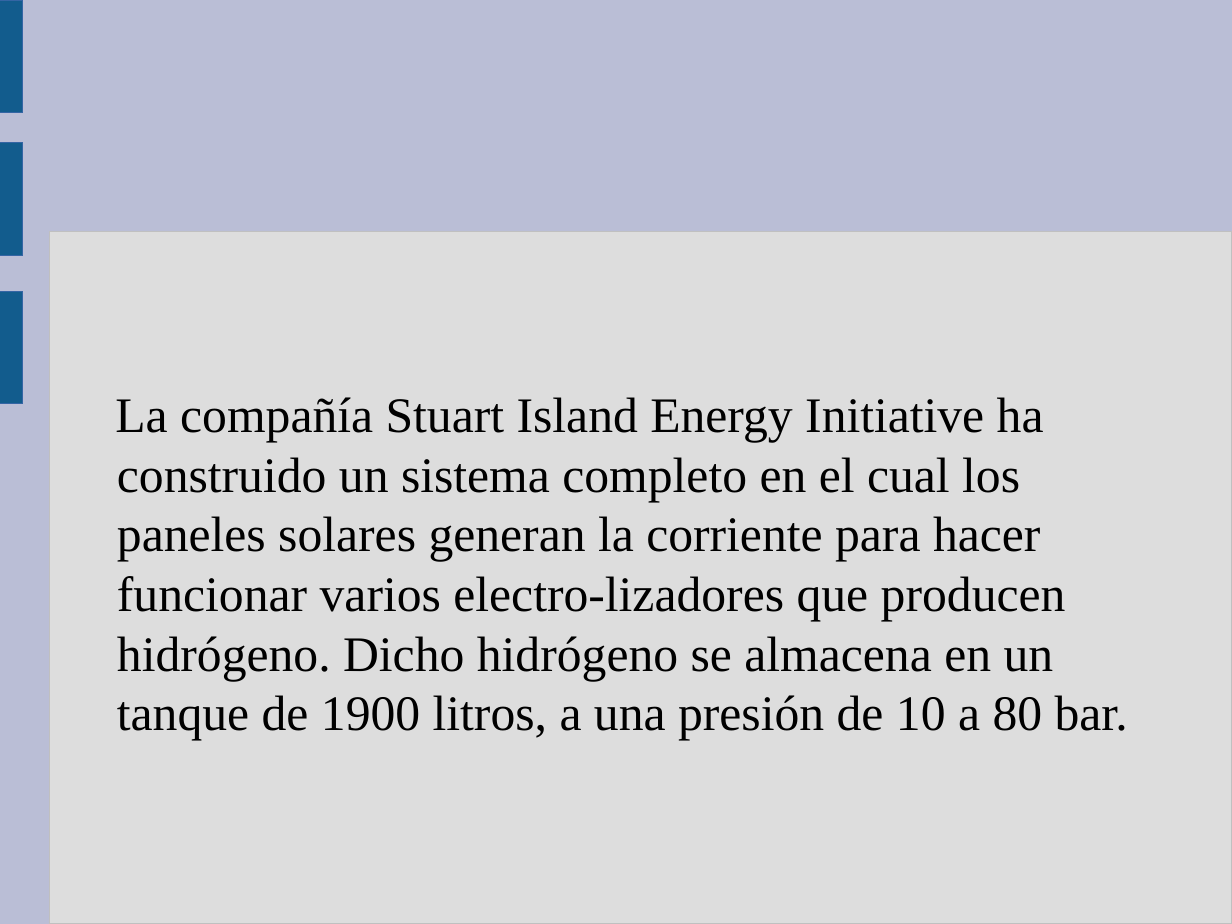
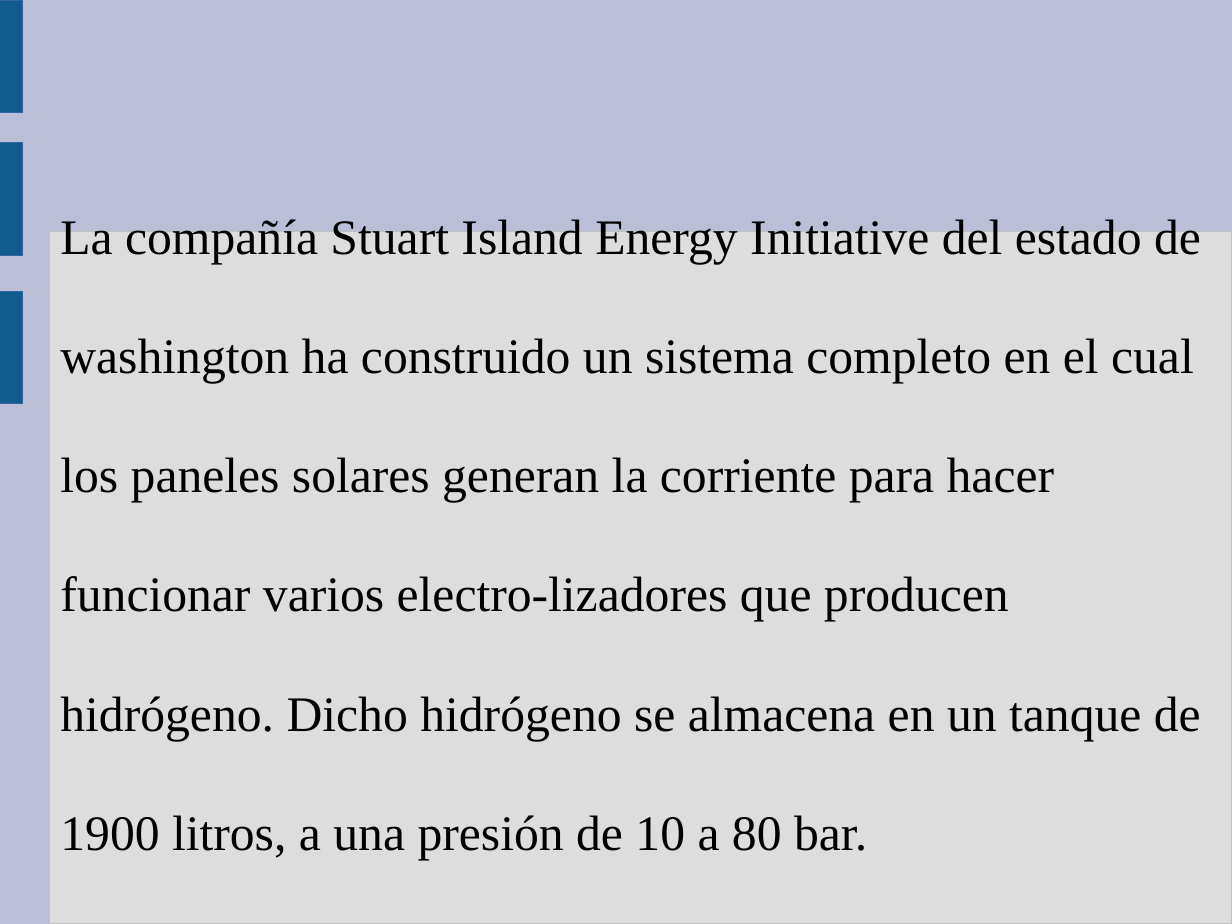
Before and after one commit to guanucoluis/proyecto5r1, a slide deck: slide 3 of Catedras/Tecnologia/MARCO.odp. Drawn at 1232x924 pixels with LibreOffice and Linux fonts; fonts in the diff are those of the drawing. Boxes give left, top, right and bottom in pixels: in the first picture for what was removed or moved away, otherwise in the second. Text is boxed around its words. In the diff, an @@ line names an element or a change of style, - is before the commit and + after.

```diff
--- a/Catedras/Tecnologia/MARCO.odp
+++ b/Catedras/Tecnologia/MARCO.odp
@@ subtitle at bbox=[60, 219, 1201, 860]: text changed @@
-La compañía Stuart Island Energy Initiative ha construido un sistema completo en el cual los paneles solares generan la corriente para hacer funcionar varios electro-lizadores que producen hidrógeno. Dicho hidrógeno se almacena en un tanque de 1900 litros, a una presión de 10 a 80 bar.
+La compañía Stuart Island Energy Initiative del estado de
+washington ha construido un sistema completo en el cual
+los paneles solares generan la corriente para hacer
+funcionar varios electro-lizadores que producen
+hidrógeno. Dicho hidrógeno se almacena en un tanque de
+1900 litros, a una presión de 10 a 80 bar.
```
Also in this commit, not shown: 11 other slides changed, 5 slides added, 4 slides removed, 4 other files.
